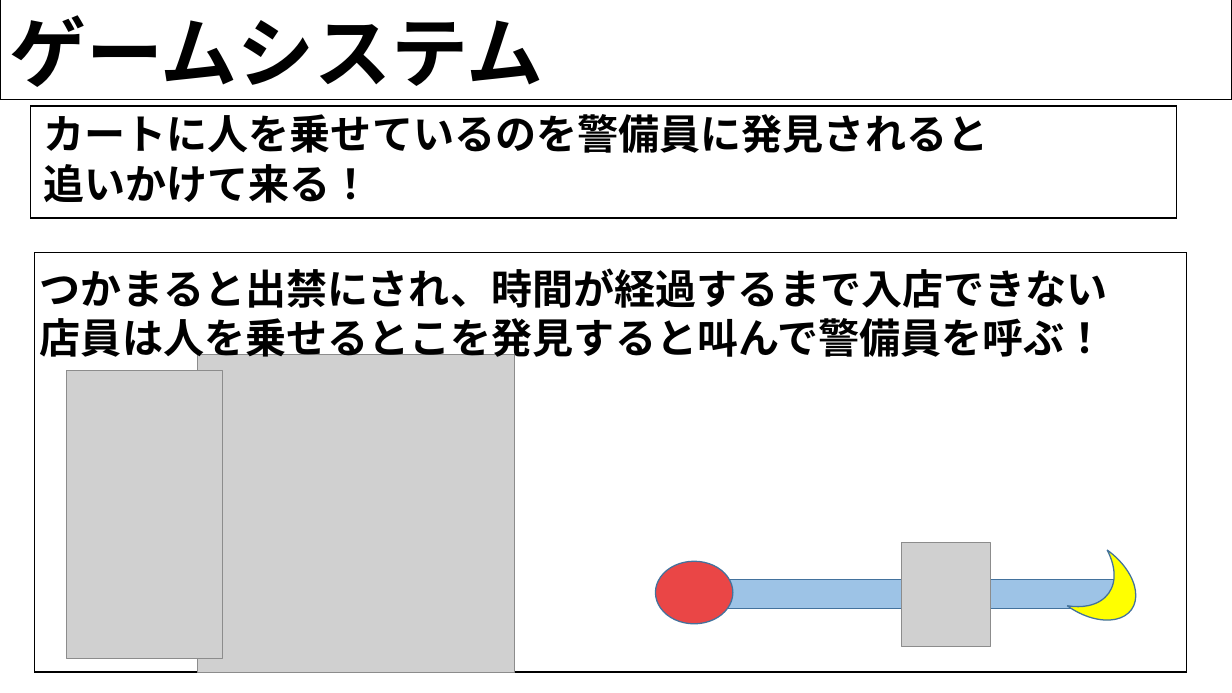
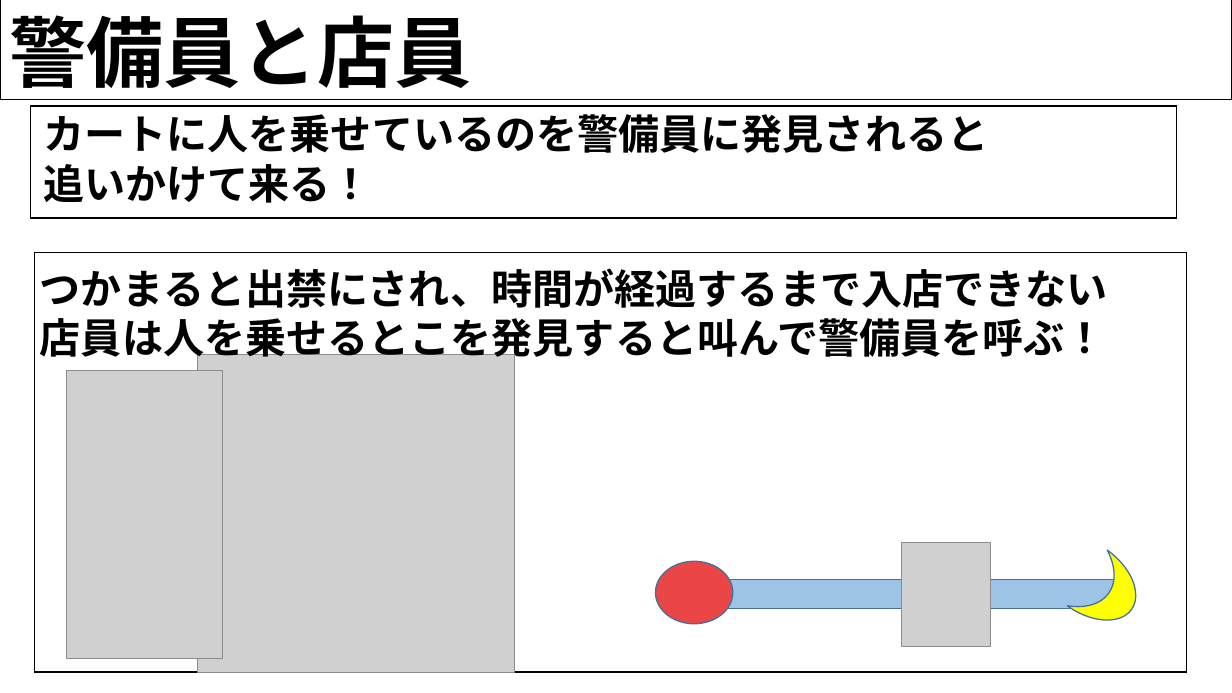
Before and after one commit to H29LatterPeriodTeam07/team07, a slide deck: slide 11 of 後期企画書/ショッピングカート.pptx (slide 13 before the commit). Drawn at 1232x693 pixels with LibreOffice and Linux fonts; fonts in the diff are those of the drawing; grey boxes stand for pictures; background and template pictures are left out. Boxes give left, top, right and bottom in pixels: in the first picture for what was removed or moved away, otherwise in the second. Text is boxed around its words. In the diff, an @@ line names an element or a change of style, - is before the commit and + after.

```diff
--- a/後期企画書/ショッピングカート.pptx
+++ b/後期企画書/ショッピングカート.pptx
@@ text at box(9, 15, 471, 100): text changed @@
-ゲームシステム
+警備員と店員
```
Also in this commit, not shown: 7 other slides changed, 4 other files.
